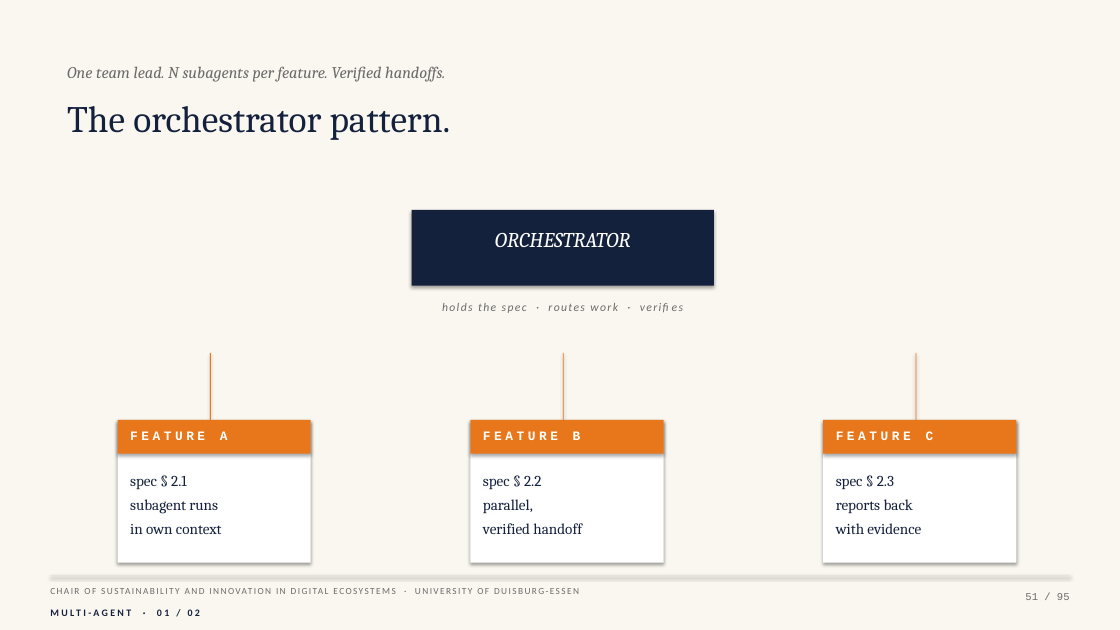
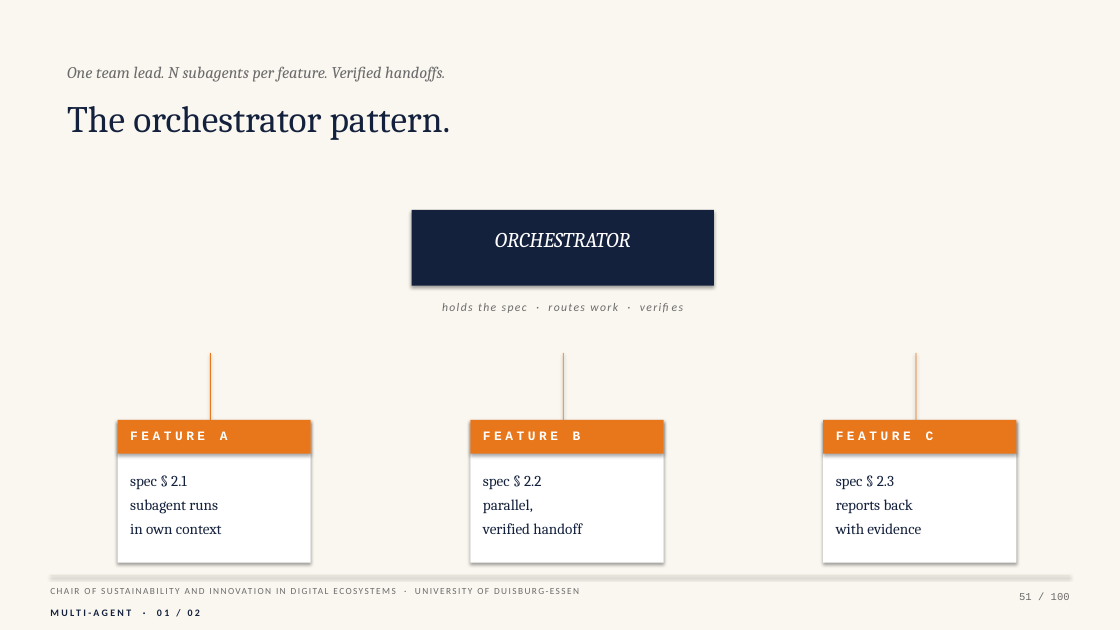
Before and after one commit to coronell123/pbb-vibecoding-masterclass, a slide deck: slide 51 of slides/workshop.pptx. Drawn at 1120x630 pixels with LibreOffice and Linux fonts; fonts in the diff are those of the drawing. Boxes give left, top, right and bottom in pixels: in the first picture for what was removed or moved away, otherwise in the second. Text is boxed around its words. In the diff, an @@ line names an element or a change of style, - is before the commit and + after.

```diff
--- a/slides/workshop.pptx
+++ b/slides/workshop.pptx
@@ text at bbox=[1019, 593, 1070, 600]: text changed @@
-51 / 95
+51 / 100
```
Also in this commit, not shown: 94 other slides changed, 5 slides added, 5 other files.
